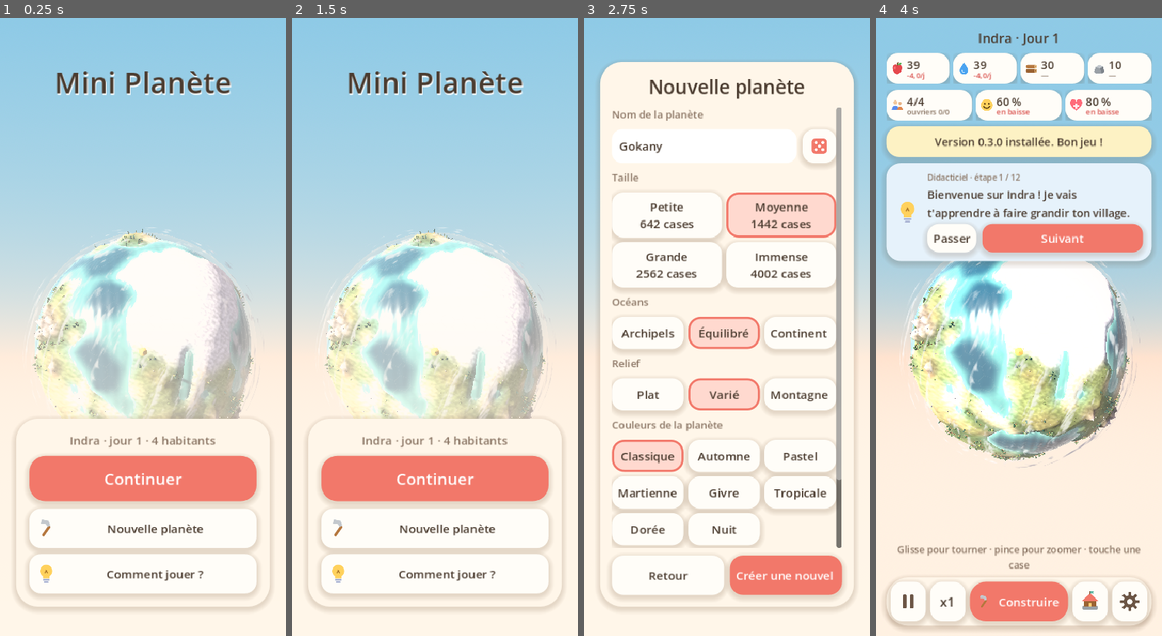
Above: before the commit, frames 1-4 (left to right).
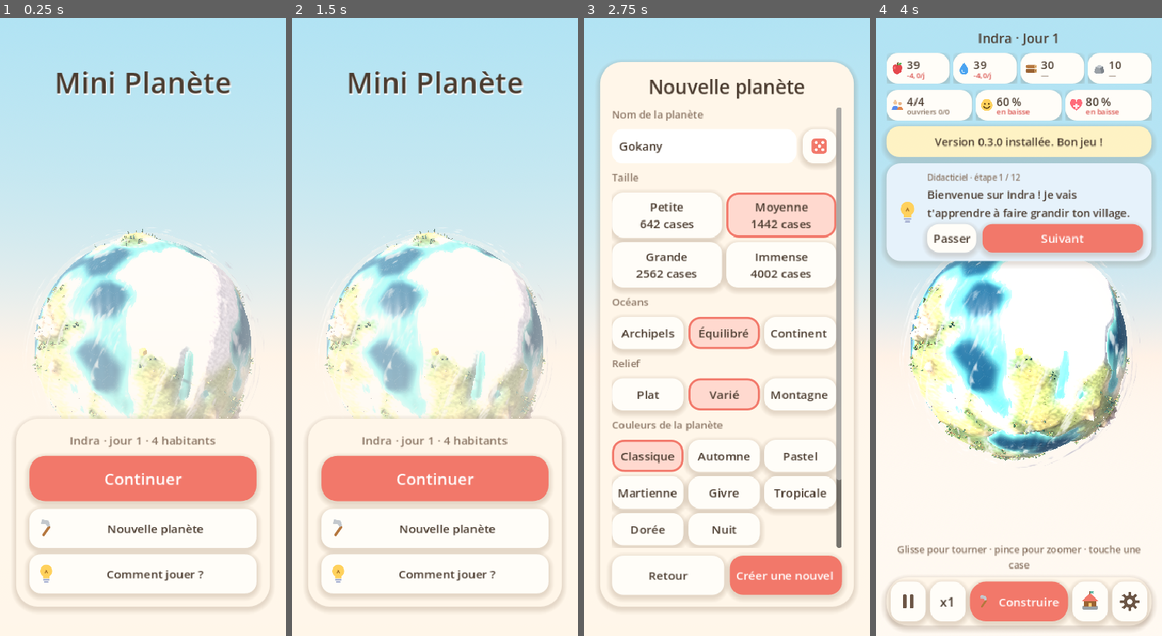
Above: after the commit, the same moments.

Repository: arthurlarguinat2-max/Github
Game: Godot game, scene res://scenes/main.tscn
Two runs of this game, one before a commit and one after it. Both use one fixed random seed, a clock stepped at 60 frames per second and the inputs below.
Inputs (mouse positions are in pixels of both pictures, inside the frame that each line leads up to):
- Up to frame 1 (0.25 s): no input
- Up to frame 2 (1.5 s): click "Nouvelle planète" at 0.5 s; click (432, 592) at 1.27 s; type "Alex" at 1.35 s
- Up to frame 3 (2.75 s): click "Nouvelle planète" at 2 s
- Up to frame 4 (4 s): click (1016, 592) at 2.77 s; type "Alex" at 2.85 s; click "Comment jouer ?" at 3.5 s

The runs differ from the first frame. In frame 1, 37% of the frame differs, in the area x 0-100%, y 0-65%; in frame 2, 37%; in frame 3, 10%; in frame 4, 23%.

Commit message:
Préserve les détails des côtes et des versants au soleil

Diff:
--- a/assets/terrain/sea.gdshader
+++ b/assets/terrain/sea.gdshader
@@ -25,6 +25,6 @@
 	surf *= smoothstep(-0.65, 0.8, sin(ripple * 0.53 + swell));
 	float fresnel = pow(1.0 - max(dot(NORMAL, VIEW), 0.0), 4.0);
 	ALBEDO = mix(water, vec3(0.75,0.87,0.84), surf * 0.62 + fresnel * 0.16);
-	ROUGHNESS = mix(0.22, 0.67, surf);
-	SPECULAR = 0.72;
+	ROUGHNESS = mix(0.36, 0.70, surf);
+	SPECULAR = 0.32;
 }
--- a/scripts/main.gd
+++ b/scripts/main.gd
@@ -132,9 +132,10 @@
 	_env.background_mode = Environment.BG_SKY
 	_env.sky = sky
 	_env.ambient_light_source = Environment.AMBIENT_SOURCE_COLOR
-	_env.ambient_light_energy = 0.48
-	_env.reflected_light_source = Environment.REFLECTION_SOURCE_SKY
-	_env.tonemap_mode = Environment.TONE_MAPPER_LINEAR
+	_env.ambient_light_energy = 0.53
+	_env.ambient_light_sky_contribution = 0.12
+	_env.reflected_light_source = Environment.REFLECTION_SOURCE_DISABLED
+	_env.tonemap_mode = Environment.TONE_MAPPER_FILMIC
 	var world_env := WorldEnvironment.new()
 	world_env.environment = _env
 	add_child(world_env)
@@ -243,7 +244,7 @@
 	add_child(sun_pivot)
 	sun = DirectionalLight3D.new()
 	sun.light_color = Color(1.0, 0.94, 0.84)  # Warm golden light.
-	sun.light_energy = 1.18
+	sun.light_energy = 0.85
 	sun.sky_mode = DirectionalLight3D.SKY_MODE_LIGHT_ONLY  # No sun disc in the gradient sky.
 	sun.shadow_enabled = true
 	sun.directional_shadow_mode = DirectionalLight3D.SHADOW_ORTHOGONAL
